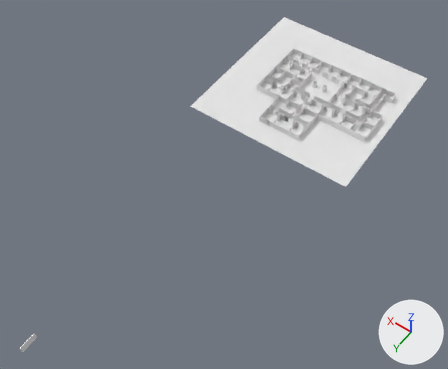
A saved change to the Blender file Assets/Levels/level1.blend.
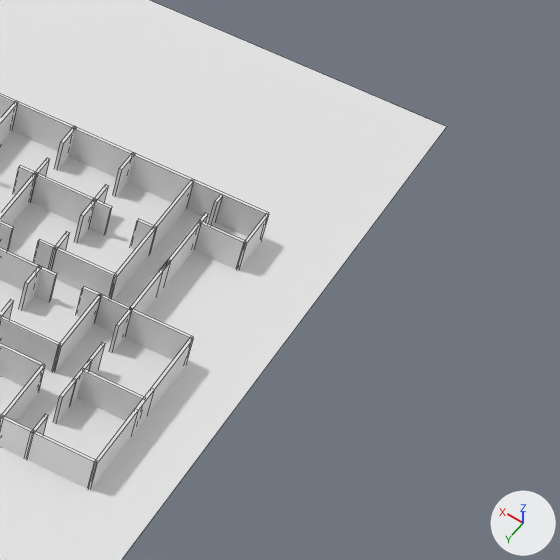
Each version appears first whole from a 50 mm camera at (-67.5, 146.7, 150.6) aimed at (0.9, 50.9, 0.1), and next in a close-up on the part from 78% to 100% of the width and 15% to 42% of the height. The lights are fixed; the arrows at lower right show +X, +Y and +Z. The close-ups show mesh edges as thin lines.
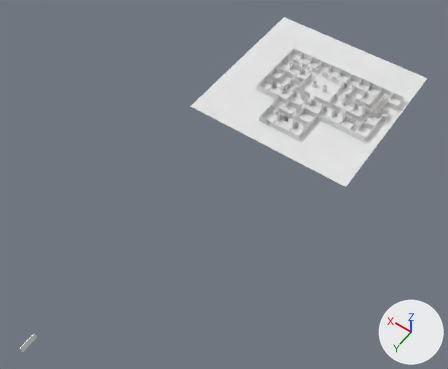
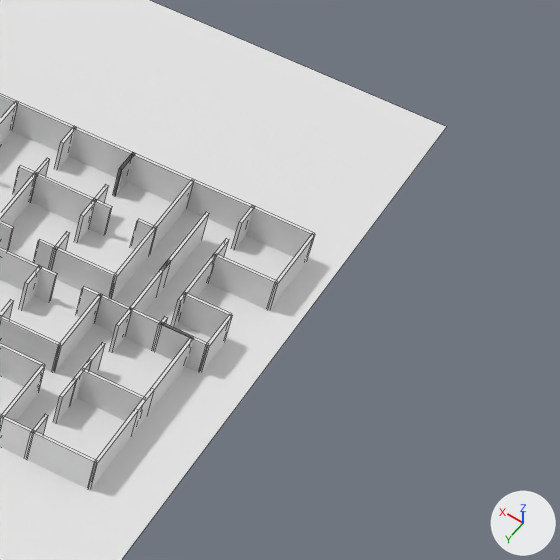
Commit message: Level 1 Cut

Pixel boxes (x1, y1, x2, y2) of what changed, in the close-ups (560 x 560 px):
'Cube.195', deleted: before (186, 179, 269, 270)
'Cube.200', added: after (152, 293, 233, 373)
'Cube.205', added: after (209, 255, 278, 310)
'Cube.206', added: after (246, 207, 314, 257)
'Cube.201', added: after (186, 179, 252, 231)
'Cube.207', added: after (269, 233, 315, 310)
'Cube.204', added: after (184, 254, 217, 298)
'Cube.202', added: after (231, 205, 255, 250)
'Cube.203', added: after (214, 238, 229, 257)

What the commit changed:
Mesh me_cube_208 is new.
It consists of a box spanning x -1.0..1.0, y -1.0..1.0, z -1.0..1.0; a box spanning x 5.7..7.7, y -1.0..1.0, z -1.0..1.0; a box spanning x -0.7..7.3, y 29.0..31.0, z -1.0..1.0; a box spanning x -0.9..-0.4, y 0.0..30.0, z -1.0..1.0; a box spanning x 7.1..7.6, y 0.0..30.0, z -1.0..1.0.
Object 'Cube.195' (ob_cube_195) is deleted.
Object 'Cube.200' (ob_cube_200) is new; it shows me_cube_208.
Its location is (-24.0, -4.75, 1.0).
Its rotation in degrees is (0, 0, 90).
Its scale is (0.375, 0.1, 1.25).
Object 'Cube.201' (ob_cube_201) is new; it shows a copy of the mesh of ob_cube_013.
Its location is (-22.0, -14.0, 1.0).
Its scale is (2.0, 0.1, 1.25).
Object 'Cube.202' (ob_cube_202) is new; it shows a copy of the mesh of ob_cube_013.
Its location is (-24.0, -13.25, 1.0).
Its rotation in degrees is (0, 0, 90).
Its scale is (0.875, 0.1, 1.25).
Object 'Cube.203' (ob_cube_203) is new; it shows a copy of the mesh of ob_cube_013.
Its location is (-24.0, -9.75, 1.0).
Its rotation in degrees is (0, 0, 90).
Its scale is (0.875, 0.1, 1.25).
Object 'Cube.204' (ob_cube_204) is new; it shows a copy of the mesh of ob_cube_013.
Its location is (-24.0, -7.0, 1.0).
Its rotation in degrees is (0, 0, 90).
Its scale is (2.0, 0.1, 1.25).
Object 'Cube.205' (ob_cube_205) is new; it shows a copy of the mesh of ob_cube_013.
Its location is (-26.0, -9.0, 1.0).
Its scale is (2.0, 0.1, 1.25).
Object 'Cube.206' (ob_cube_206) is new; it shows a copy of the mesh of ob_cube_013.
Its location is (-26.0, -14.0, 1.0).
Its scale is (2.0, 0.1, 1.25).
Object 'Cube.207' (ob_cube_207) is new; it shows a copy of the mesh of ob_cube_013.
Its location is (-28.0, -11.5, 1.0).
Its rotation in degrees is (0, 0, 90).
Its scale is (2.5, 0.1, 1.25).
